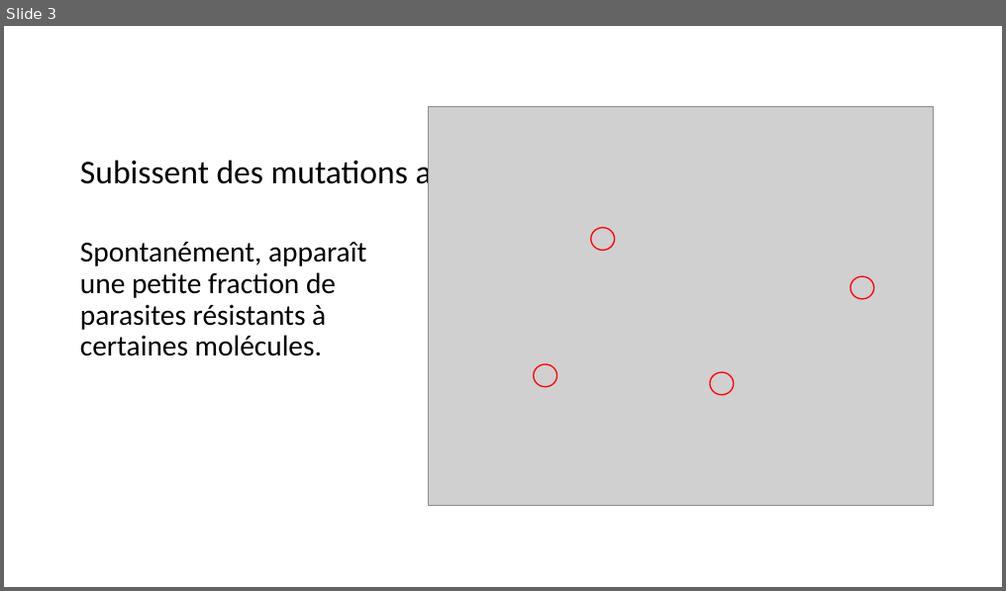
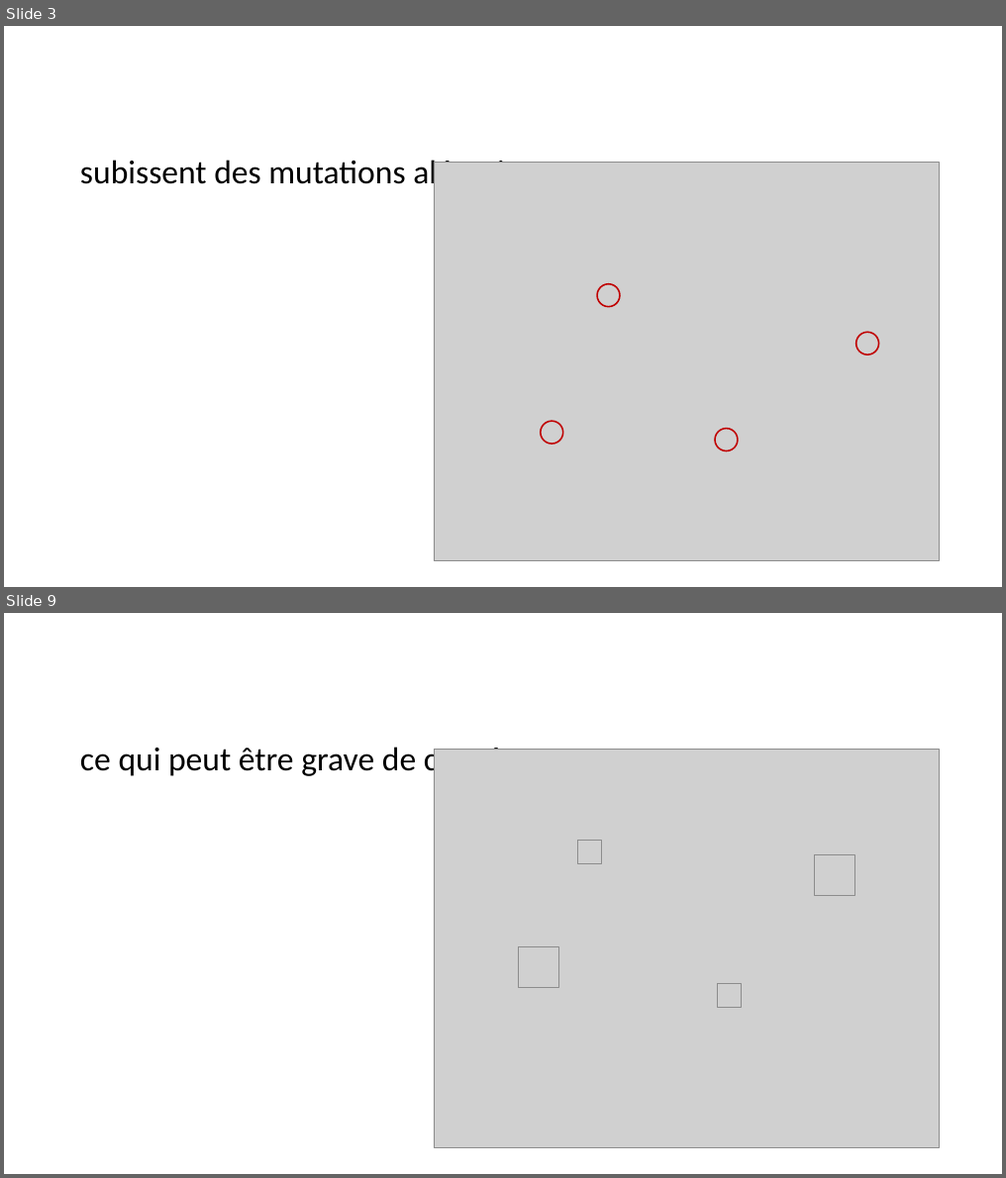
Before and after one commit to michelange2008/parasitlab, a slide deck: storage/app/public/img/resist/Resistance.pptx. Shown one above the other, each under a label of ours: slide 3 before the commit, slides 3 and 9 after it; the slides between them are not shown. The pictures are 1006x591 and 1006x1178 pixels, drawn with LibreOffice and Linux fonts; fonts in the diff are those of the drawing; grey boxes stand for pictures. Boxes give left, top, right and bottom in pixels: in the first picture for what was removed or moved away, otherwise in the second. Text is boxed around its words. In the diff, an @@ line names an element or a change of style, - is before the commit and + after.

```diff
--- a/storage/app/public/img/resist/Resistance.pptx
+++ b/storage/app/public/img/resist/Resistance.pptx
@@ slide 9 added at <box>4,613,1002,1174</box>, background #FFFFFF @@
@@ title added at <box>80,743,615,778</box>, 32 pt, text #000000 @@
+ce qui peut être grave de conséquences
@@ picture added at <box>434,750,939,1149</box> @@
@@ picture added at <box>578,841,601,863</box> @@
@@ picture added at <box>815,855,855,895</box> @@
@@ picture added at <box>519,948,558,988</box> @@
@@ picture added at <box>718,983,742,1007</box> @@
@@ slide 3 changed as well @@
@@ title at <box>80,156,546,191</box>: text changed @@
-Subissent des mutations aléatoires
+subissent des mutations aléatoires
@@ text removed at <box>80,242,366,357</box> @@
-Spontanément, apparaît une petite fraction de parasites résistants à certaines molécules.
@@ ellipse: place and size @@
-ellipse at <box>591,227,615,250</box>
+ellipse at <box>597,284,620,307</box>
@@ 3 ellipses, 1 picture: place and size @@
-3 ellipses, 1 picture at <box>429,107,934,506</box>
+3 ellipses, 1 picture at <box>434,163,939,562</box>
@@ outline #FF0000 1.25 pt to #C00000 1.5 pt in 4 elements at <box>856,332,879,355</box>, <box>715,429,738,452</box>, <box>597,284,620,307</box>, <box>541,421,563,444</box> @@
```
Also in this commit, not shown: 3 other slides changed, 12 other slides added, 3 slides removed, 12 other files.
